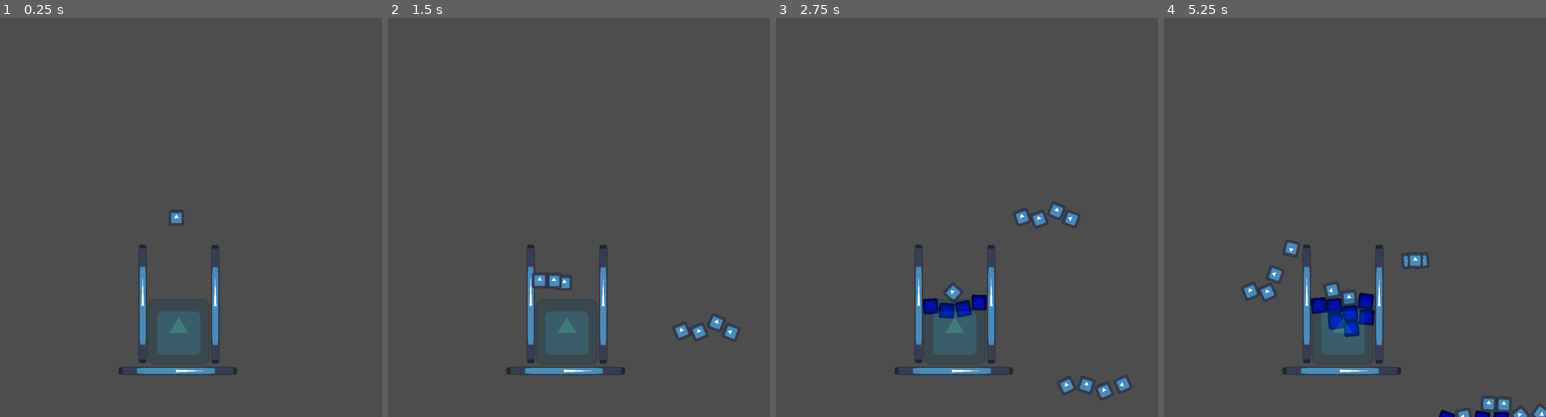
Above: before the commit, frames 1-4 (left to right).
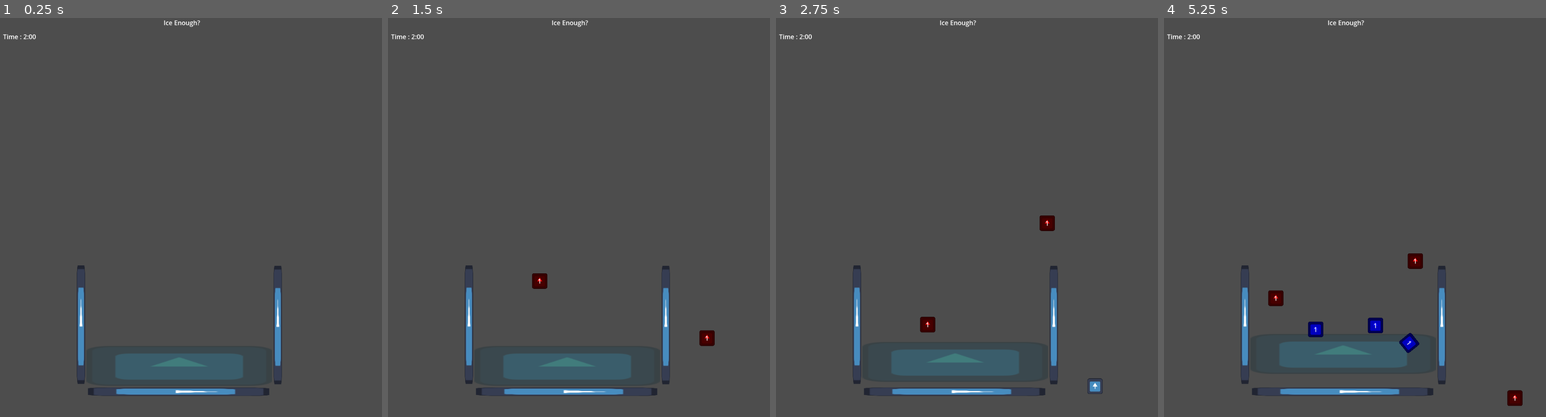
Above: after the commit, the same moments.

Repository: LeslieLlama/Ice-Enough
Game: Godot game, scene res://Scenes/drink_dropper.tscn
Two runs of this game, one before a commit and one after it. Both use one fixed random seed, a clock stepped at 60 frames per second and the inputs below. The engine's default icon, where the game draws it, is replaced by a stand-in: a white triangle on a blue panel in a dark square.
Inputs (mouse positions are in pixels of both pictures, inside the frame that each line leads up to):
- Up to frame 1 (0.25 s): no input
- Up to frame 2 (1.5 s): move the mouse to (659, 197) at 0.52 s; click (659, 197) at 0.67 s; move the mouse to (491, 237) at 1.27 s; click (491, 237) at 1.42 s
- Up to frame 3 (2.75 s): move the mouse to (997, 129) at 2.02 s; click (997, 129) at 2.17 s
- Up to frame 4 (5.25 s): move the mouse to (1328, 297) at 2.77 s; click (1328, 297) at 2.92 s; move the mouse to (1465, 277) at 3.52 s; click (1465, 277) at 3.67 s; move the mouse to (1228, 157) at 4.27 s; click (1228, 157) at 4.42 s; move the mouse to (1366, 217) at 5.02 s; click (1366, 217) at 5.17 s

The runs differ from the first frame. In frame 1, 5.8% of the frame differs, in the area x 0-74%, y 0-95%; in frame 2, 6.6%; in frame 3, 7.2%; in frame 4, 8.1%, in the area x 0-100%, y 0-100%.

Commit message:
Reactive fluid + fusing
Fluid now reacts to the cubes that are dropped into it and sizes up/down accordingly

Diff:
--- a/Autoload/Signals.gd
+++ b/Autoload/Signals.gd
@@ -1 +1,4 @@
 extends Node
+
+signal cube_deleted(cube : IceCube)
+signal cube_fuzed()
--- a/Scenes/drink_dropper.tscn
+++ b/Scenes/drink_dropper.tscn
@@ -1,59 +1,75 @@
-[gd_scene load_steps=6 format=3 uid="uid://cymdg8k1rpm6t"]
+[gd_scene load_steps=8 format=3 uid="uid://cymdg8k1rpm6t"]
 
 [ext_resource type="Texture2D" uid="uid://wtgbqcu4hk2i" path="res://icon.svg" id="1_ffqh2"]
 [ext_resource type="PackedScene" uid="uid://c80fupdqmho3p" path="res://Scenes/icecube.tscn" id="2_nfdw7"]
 [ext_resource type="Script" uid="uid://d3b2oma0k8kgm" path="res://ice_bucket.gd" id="3_nfdw7"]
 [ext_resource type="PackedScene" uid="uid://kfj1sk4ln2cw" path="res://Scenes/liquid.tscn" id="4_wpxe2"]
+[ext_resource type="PackedScene" uid="uid://tnvpk43jwemp" path="res://Scenes/ui.tscn" id="5_g2mic"]
 
 [sub_resource type="RectangleShape2D" id="RectangleShape2D_252c1"]
-size = Vector2(21, 303)
+size = Vector2(21, 464.498)
+
+[sub_resource type="RectangleShape2D" id="RectangleShape2D_g2mic"]
+size = Vector2(464, 100)
 
 [node name="DrinkDropper" type="Node2D"]
 
-[node name="CupSide" type="StaticBody2D" parent="."]
-position = Vector2(399, 718)
+[node name="Cup3" type="Node2D" parent="."]
+position = Vector2(499, 800)
 
-[node name="Sprite2D" type="Sprite2D" parent="CupSide"]
+[node name="CupSide" type="StaticBody2D" parent="Cup3"]
+position = Vector2(-255, -30)
+
+[node name="Sprite2D" type="Sprite2D" parent="Cup3/CupSide"]
 position = Vector2(0.5, -1.5)
 scale = Vector2(0.164063, 2.32031)
 texture = ExtResource("1_ffqh2")
 
-[node name="CollisionShape2D" type="CollisionShape2D" parent="CupSide"]
+[node name="CollisionShape2D" type="CollisionShape2D" parent="Cup3/CupSide"]
 position = Vector2(-0.5, 0.5)
 shape = SubResource("RectangleShape2D_252c1")
 
-[node name="CupSide2" type="StaticBody2D" parent="."]
-position = Vector2(581, 719)
+[node name="CupSide2" type="StaticBody2D" parent="Cup3"]
+position = Vector2(239, -29)
 
-[node name="Sprite2D" type="Sprite2D" parent="CupSide2"]
+[node name="Sprite2D" type="Sprite2D" parent="Cup3/CupSide2"]
 position = Vector2(0.5, -1.5)
 scale = Vector2(0.164063, 2.32031)
 texture = ExtResource("1_ffqh2")
 
-[node name="CollisionShape2D" type="CollisionShape2D" parent="CupSide2"]
+[node name="CollisionShape2D" type="CollisionShape2D" parent="Cup3/CupSide2"]
 position = Vector2(-0.5, 0.5)
 shape = SubResource("RectangleShape2D_252c1")
 
-[node name="CupSide3" type="StaticBody2D" parent="."]
-position = Vector2(486, 884)
+[node name="CupSide3" type="StaticBody2D" parent="Cup3"]
+position = Vector2(-5, 136)
 rotation = 1.57172
 
-[node name="Sprite2D" type="Sprite2D" parent="CupSide3"]
-position = Vector2(0.5, -1.5)
-scale = Vector2(0.164063, 2.32031)
+[node name="Sprite2D" type="Sprite2D" parent="Cup3/CupSide3"]
+position = Vector2(0.5, 4.55052)
+scale = Vector2(0.164063, 3.54915)
 texture = ExtResource("1_ffqh2")
 
-[node name="CollisionShape2D" type="CollisionShape2D" parent="CupSide3"]
-position = Vector2(-0.5, 0.5)
+[node name="CollisionShape2D" type="CollisionShape2D" parent="Cup3/CupSide3"]
+position = Vector2(1.00366, 3.99908)
 shape = SubResource("RectangleShape2D_252c1")
 
-[node name="Icecube" parent="." instance=ExtResource("2_nfdw7")]
-position = Vector2(484, 474)
+[node name="Liquid" parent="Cup3" instance=ExtResource("4_wpxe2")]
+position = Vector2(-8, 72)
+
+[node name="Sprite2D" parent="Cup3/Liquid" index="0"]
+scale = Vector2(3.64062, 0.78125)
+
+[node name="CollisionShape2D" parent="Cup3/Liquid" index="1"]
+shape = SubResource("RectangleShape2D_g2mic")
 
 [node name="IceBucket" type="Node2D" parent="."]
 position = Vector2(122, 107)
 script = ExtResource("3_nfdw7")
 ice_cube = ExtResource("2_nfdw7")
 
-[node name="Liquid" parent="." instance=ExtResource("4_wpxe2")]
-position = Vector2(490, 787)
+[node name="UI" parent="." instance=ExtResource("5_g2mic")]
+offset_right = 1000.0
+offset_bottom = 1001.0
+
+[editable path="Cup3/Liquid"]
--- a/Scenes/icecube.tscn
+++ b/Scenes/icecube.tscn
@@ -19,4 +19,19 @@
 
 [node name="CollisionShape2D" type="CollisionShape2D" parent="."]
 position = Vector2(0, 0.5)
-shape = SubResource("RectangleShape2D_nfdw7")
+shape = SubResource("RectangleShape2D_mcmby")
+
+[node name="WaterHeightTimer" type="Timer" parent="."]
+autostart = true
+
+[node name="Label" type="Label" parent="."]
+offset_left = -19.0
+offset_top = -19.0
+offset_right = 19.0
+offset_bottom = 20.0
+text = "1"
+horizontal_alignment = 1
+vertical_alignment = 1
+
+[connection signal="body_entered" from="." to="." method="_on_body_entered"]
+[connection signal="timeout" from="WaterHeightTimer" to="." method="_check_water_height"]
--- a/Scenes/liquid.tscn
+++ b/Scenes/liquid.tscn
@@ -3,7 +3,8 @@
 [ext_resource type="Script" uid="uid://cu76febi0sdtq" path="res://Scripts/liquid.gd" id="1_wq03x"]
 [ext_resource type="Texture2D" uid="uid://wtgbqcu4hk2i" path="res://icon.svg" id="1_ysvft"]
 
-[sub_resource type="RectangleShape2D" id="RectangleShape2D_nfdw7"]
+[sub_resource type="RectangleShape2D" id="RectangleShape2D_wq03x"]
+resource_local_to_scene = true
 size = Vector2(158, 165)
 
 [node name="Liquid" type="Area2D" groups=["Liquid"]]
@@ -15,6 +16,11 @@
 texture = ExtResource("1_ysvft")
 
 [node name="CollisionShape2D" type="CollisionShape2D" parent="."]
-shape = SubResource("RectangleShape2D_nfdw7")
+shape = SubResource("RectangleShape2D_wq03x")
+
+[node name="Timer" type="Timer" parent="."]
+autostart = true
 
 [connection signal="body_entered" from="." to="." method="_on_body_entered"]
+[connection signal="body_exited" from="." to="." method="_on_body_exited"]
+[connection signal="timeout" from="Timer" to="." method="update_liquid"]
--- /dev/null
+++ b/Scenes/ui.tscn
@@ -0,0 +1,29 @@
+[gd_scene format=3 uid="uid://tnvpk43jwemp"]
+
+[node name="UI" type="Control"]
+layout_mode = 3
+anchors_preset = 15
+anchor_right = 1.0
+anchor_bottom = 1.0
+grow_horizontal = 2
+grow_vertical = 2
+
+[node name="Title" type="Label" parent="."]
+layout_mode = 1
+anchors_preset = 5
+anchor_left = 0.5
+anchor_right = 0.5
+offset_left = -225.0
+offset_right = 225.0
+offset_bottom = 217.0
+grow_horizontal = 2
+text = "Ice Enough? "
+horizontal_alignment = 1
+
+[node name="Timer" type="Label" parent="."]
+layout_mode = 1
+offset_right = 182.0
+offset_bottom = 93.0
+text = "Time : 2:00"
+horizontal_alignment = 1
+vertical_alignment = 1
--- a/Scripts/icecube_basic.gd
+++ b/Scripts/icecube_basic.gd
@@ -9,8 +9,21 @@
 var water_height := 1000.0;
 var submerged = false;
 
+var _liquid : Liquid
+var _liquid_shape : CollisionShape2D
+var is_fuze = false;
+var is_breaker = false;
+
+@export var ice_size = 1
+func _ready() -> void:
+	is_fuze = true
+	await get_tree().create_timer(2).timeout
+	is_fuze = false
+
 func _process(delta: float) -> void:
-	if submerged == true:
+	if is_fuze == true:
+		$Sprite2D.modulate = Color.RED
+	elif is_fuze == false and submerged == true:
 		$Sprite2D.modulate = Color.BLUE
 	else:
 		$Sprite2D.modulate = Color.WHITE
@@ -21,8 +34,27 @@
 		submerged = true
 		apply_central_force(Vector2.DOWN * float_force * (gravity/10) * depth)
 
+func liquid_entered(l : Liquid, s : CollisionShape2D):
+	_liquid = l;
+	_liquid_shape = s;
+	_check_water_height()
 
+#timer triggers once every second to check the water height if applicable
+func _check_water_height():
+	if _liquid == null or _liquid_shape == null:
+		return
+	var shape_size = _liquid_shape.get_shape().get_rect().size.y
+	water_height = _liquid.global_position.y - shape_size/2
 
-func liquid_entered(_liquid : Liquid, _shape : CollisionShape2D):
-	var shape_size = _shape.get_shape().get_rect().size.y
-	water_height = _liquid.global_position.y - (shape_size/2)
+func _on_body_entered(body: Node) -> void:
+	if body.get_class() == self.get_class():
+		if body.ice_size != ice_size:
+			return
+		if is_fuze == true and body.is_fuze == false:
+			Signals.emit_signal("cube_deleted", body)
+			Signals.emit_signal("cube_fuzed")
+			body.queue_free()
+			$CollisionShape2D.scale *= 2
+			$Sprite2D.scale *= 2
+			ice_size *= 2
+			$Label.text = str(ice_size)
--- a/Scripts/liquid.gd
+++ b/Scripts/liquid.gd
@@ -2,6 +2,56 @@
 
 class_name Liquid
 
+var cubes = []
+var cube_sizes = []
+var shape_size
+var starting_position : Vector2
+
+func _ready() -> void:
+	shape_size = $CollisionShape2D.shape.extents
+	starting_position = position
+	Signals.cube_deleted.connect(_remove_cube)
+	Signals.cube_fuzed.connect(update_liquid)
+
 func _on_body_entered(body: Node2D) -> void:
 	if body.has_method("liquid_entered"):
 		body.liquid_entered(self, $CollisionShape2D)
+		if cubes.has(body):
+			return
+		cubes.append(body)
+		cube_sizes.append(body.ice_size)
+		update_liquid()
+
+
+func _remove_cube(cube):
+	print("function active")
+	var index = cubes.find(cube)
+	cube_sizes.remove_at(index)
+	cubes.remove_at(index)
+	update_liquid()
+
+func check_sizes():
+	cube_sizes.clear()
+	for c in cubes.size():
+		cube_sizes.append(cubes[c].ice_size)
+
+func update_liquid():
+	check_sizes()
+	var total_cube_sizes = 0
+	for i in cube_sizes.size():
+		total_cube_sizes += cube_sizes[i]
+	print(cube_sizes)
+	$CollisionShape2D.shape.extents = Vector2.ZERO
+	$CollisionShape2D.shape.extents = Vector2(shape_size.x, shape_size.y+(total_cube_sizes*10))
+	print(str("shape extents = ", $CollisionShape2D.shape.extents))
+	position.y = starting_position.y - (total_cube_sizes*10)
+
+
+
+#func _on_body_exited(body: Node2D) -> void:
+	#if cubes.has(body):
+		#await get_tree().create_timer(1).timeout #solid idea but doesnt scale well for each individual cube
+		##we need to be able to cancel the timer if the cube re-enters the liquid which we can't do with a single timer, going to have to be built into the cube instead
+		#cubes.remove_at(cubes.find(body))
+		#var shape_size = $CollisionShape2D.shape.extents
+		#$CollisionShape2D.shape.extents = Vector2(shape_size.x, shape_size.y-20)
--- a/ice_bucket.gd
+++ b/ice_bucket.gd
@@ -2,8 +2,19 @@
 
 @export var ice_cube : PackedScene
 
-func _process(delta: float) -> void:
-	if Input.is_mouse_button_pressed(MOUSE_BUTTON_LEFT):
-		var new_cube = ice_cube.instantiate()
-		new_cube.position = get_viewport().get_mouse_position()
-		add_child(new_cube)
+
+
+func _input(event):
+	if event is InputEventMouseButton and event.pressed:
+		if event.button_index == MOUSE_BUTTON_LEFT :
+			spawn_cube()
+		if event.button_index == MOUSE_BUTTON_WHEEL_UP :
+			print("Scroll wheel up")
+		if event.button_index == MOUSE_BUTTON_WHEEL_DOWN:
+			print("Scroll wheel down")
+
+
+func spawn_cube():
+	var new_cube = ice_cube.instantiate()
+	new_cube.global_position = get_viewport().get_mouse_position()
+	add_child(new_cube)
Not shown: 1 places in Scenes/icecube.tscn that only renumber resources
